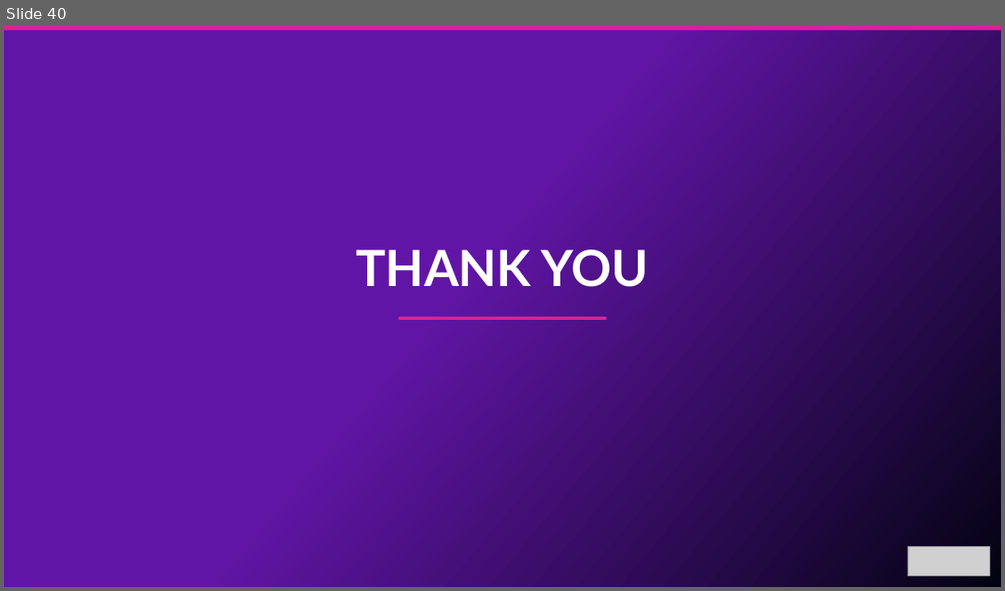
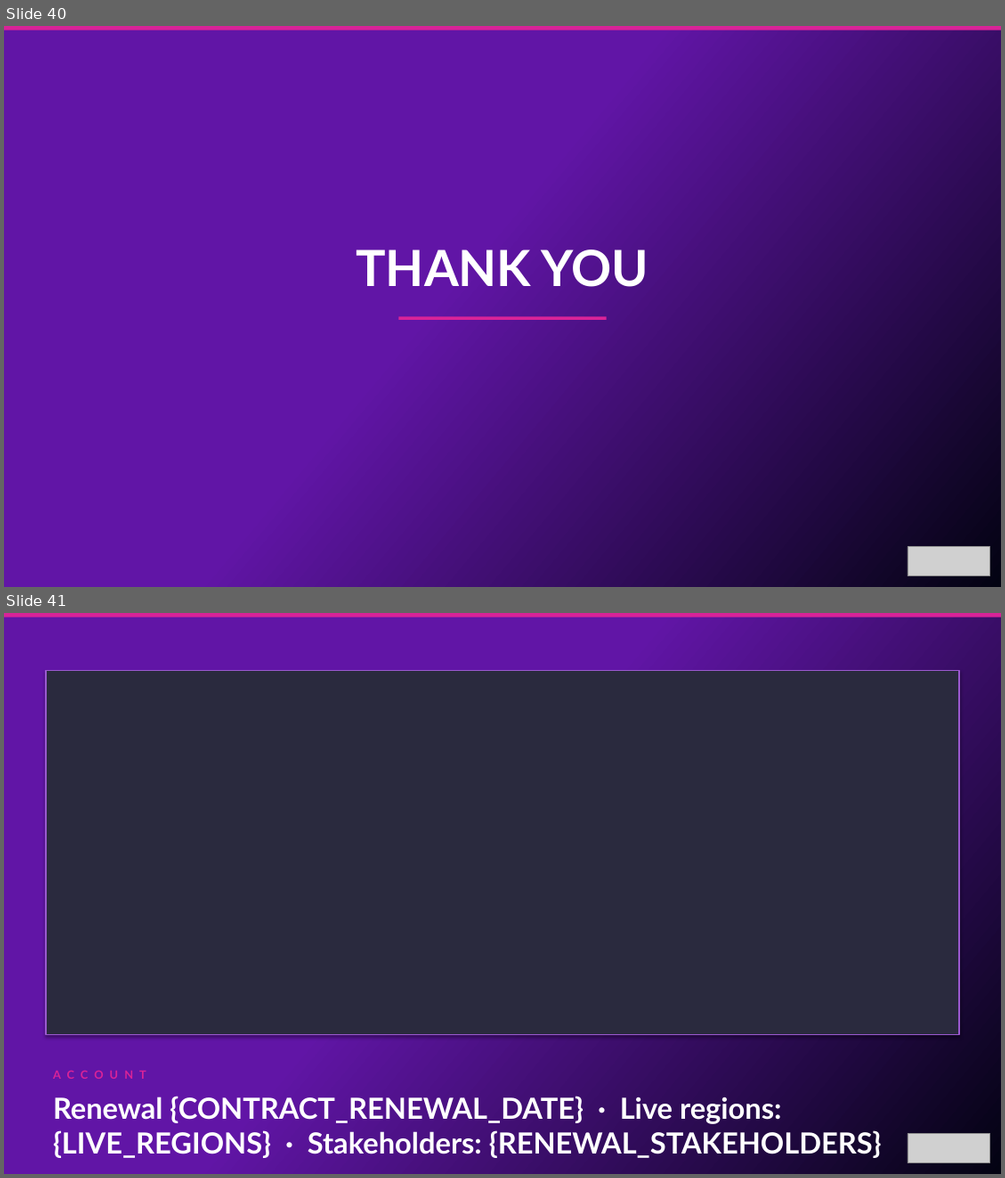
Before and after one commit to oresanniowo-beep/EBR-Gen-v2, a slide deck: EBR_Template.pptx. Shown one above the other, each under a label of ours: slide 40 before the commit, slides 40 and 41 after it. The pictures are 1005x591 and 1005x1178 pixels, drawn with LibreOffice and Linux fonts; fonts in the diff are those of the drawing; grey boxes stand for pictures. Boxes give left, top, right and bottom in pixels: in the first picture for what was removed or moved away, otherwise in the second. Text is boxed around its words. In the diff, an @@ line names an element or a change of style, - is before the commit and + after.

```diff
--- a/EBR_Template.pptx
+++ b/EBR_Template.pptx
@@ slide 41 added at (x1=4, y1=613, x2=1001, y2=1174), background gradient #6115A6 to #030312 @@
@@ rectangle added at (x1=4, y1=613, x2=1001, y2=617), fill #D92398 @@
@@ rectangle added at (x1=46, y1=671, x2=960, y2=1035), fill #2A2A3E, outline #9B59D0 1.5 pt @@
@@ text added at (x1=46, y1=1064, x2=960, y2=1087), 11 pt, text #D92398, bold @@
+ACCOUNT
@@ text added at (x1=53, y1=1094, x2=882, y2=1159), 28 pt, text #FFFFFF, bold @@
+Renewal {CONTRACT_RENEWAL_DATE} · Live regions: {LIVE_REGIONS} · Stakeholders: {RENEWAL_STAKEHOLDERS}
@@ picture added at (x1=907, y1=1134, x2=989, y2=1163) @@
```
Also in this commit, not shown: 1 slide changed, 4 other slides added.
